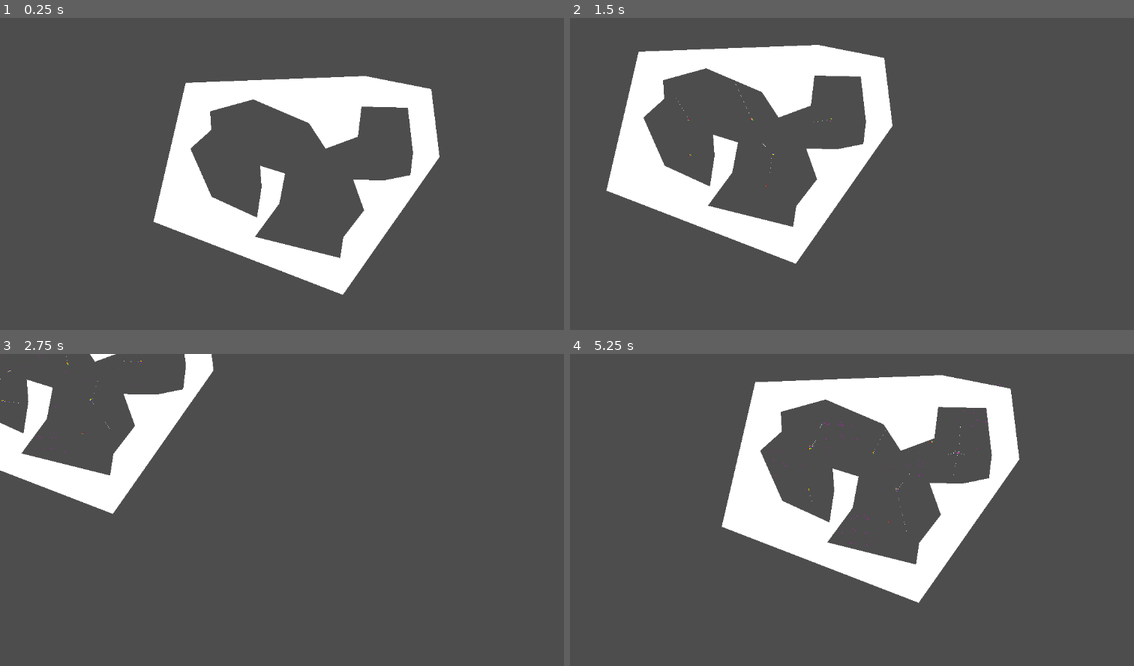
Above: before the commit, frames 1-4 (two rows, left to right).
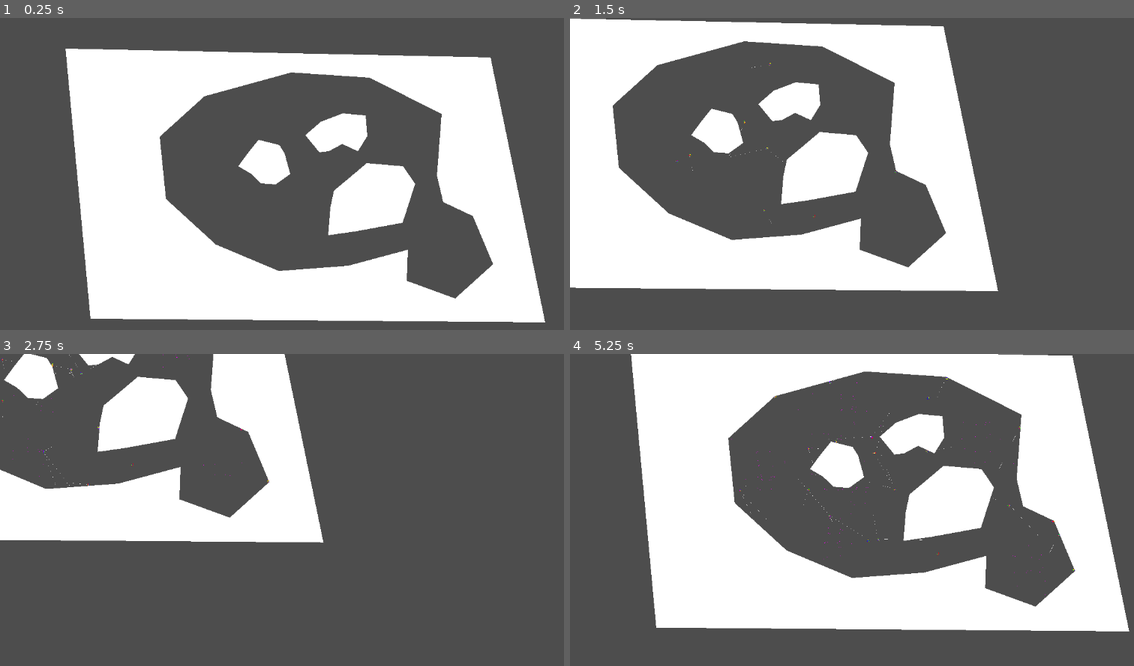
Above: after the commit, the same moments.

Repository: 06gusmog/EVOLUTIONATOR-4000
Game: Godot game, scene res://Misc/world.tscn
Same seed, same stepped clock (60 frames per second), same inputs: the game is played once before the commit and once after it.
Inputs (mouse positions are in pixels of both pictures, inside the frame that each line leads up to):
- Up to frame 1 (0.25 s): no input
- Up to frame 2 (1.5 s): tap Enter at 0.5 s; move the mouse to (998, 167) at 0.52 s; press the mouse at (998, 167) at 0.53 s; hold Right (right) 0.53-1.28 s; move the mouse to (773, 217) at 1.27 s; release the mouse at (773, 217) at 1.28 s; hold Down (down) from 1.28 s (still down); tap Space (test input) at 1.35 s; click (773, 217) at 1.42 s
- Up to frame 3 (2.75 s): move the mouse to (259, 378) at 2.02 s; release Down (down) at 2.03 s; hold Right (right) from 2.03 s (still down); tap Shift (zoom_in) at 2.1 s; click (259, 378) at 2.17 s
- Up to frame 4 (5.25 s): move the mouse to (581, 369) at 2.77 s; release Right (right) at 2.78 s; hold Up (up) 2.78-3.53 s; tap Ctrl (zoom_out) at 2.85 s; click (581, 369) at 2.92 s; move the mouse to (637, 478) at 3.52 s; press the mouse at (637, 478) at 3.53 s; hold Left (left) 3.53-5.03 s; move the mouse to (688, 522) at 4.27 s; release the mouse at (688, 522) at 4.28 s; tap Space (test input) at 4.35 s; click (688, 522) at 4.42 s; move the mouse to (885, 519) at 5.02 s; hold Down (down) from 5.03 s (still down); tap Shift (zoom_in) at 5.1 s; click (885, 519) at 5.17 s

The runs differ from the first frame. In frame 1, 49% of the frame differs, in the area x 11-97%, y 9-98%; in frame 2, 43%; in frame 3, 20%; in frame 4, 52%, in the area x 10-100%, y 0-89%.

Commit message:
global settings and environment tweaks
Implemented the food balancing.
Changed the map and added some spawn / food locations.
Changed some speed and damp values.

Diff:
--- a/Godot/Cell Types/Scripts/MoveCell.gd
+++ b/Godot/Cell Types/Scripts/MoveCell.gd
@@ -14,5 +14,5 @@
 
 func _act(input, delta):
 	var direction = Vector2(cos(angle + get_parent().rotation), sin(angle + get_parent().rotation))
-	get_parent().apply_impulse(direction * strength * input * delta, position.rotated(get_parent().rotation))
+	get_parent().apply_impulse(direction * 4 * strength * input * delta, position.rotated(get_parent().rotation))
 	sprite_2d_2.scale.y = strength * input / (movement_tweak * 9)
--- a/Godot/Misc/Creature.gd
+++ b/Godot/Misc/Creature.gd
@@ -2,14 +2,12 @@
 var DNA : Array
 var killing_queue : Array
 var cells : Dictionary
-var energy = GlobalSettings.energy_required_to_reproduce * GlobalSettings.spawn_energy_multiplier
+var energy : float
 var food_object
 var user_interface
 var bounding_sphere_size : float
 
 var cell_weight = GlobalSettings.cell_weight
-var cell_energy = GlobalSettings.energy_dropped_on_cell_death
-var required_energy = GlobalSettings.energy_required_to_reproduce
 
 @onready var visual_effects_root_node = $"Visual Effects"
 @onready var line_2d = $"Visual Effects/Line2D"
@@ -52,6 +50,8 @@
 		]
 	line_2d.visible = false
 
+	energy = GlobalSettings.energy_starting_PC * len(cells)
+
 	get_parent().get_node('FoodSpawnPoints').get_node('FoodSpawnTimer').timeout.connect(reproduce_time)
 # Called every frame. 'delta' is the elapsed time since the previous frame.
 func _process(delta):
@@ -73,7 +73,7 @@
 #		mitosis.emit(self)
 
 func reproduce_time():
-	if energy >= GlobalSettings.energy_required_to_reproduce:
+	if energy >= GlobalSettings.energy_required_to_reproduce_PC * len(cells):
 		mitosis.emit(self)
 
 func _on_body_shape_entered(_body_rid, body, body_shape_index, local_shape_index):
@@ -175,7 +175,7 @@
 			cell.remove_connections(killing_queue_cellID)
 #INFO Spawn food and send relevant signals
 		for cell in killing_queue:
-			food_object.add_food(cell_energy, cell.global_position)
+			food_object.add_food(GlobalSettings.energy_dropped_min + (GlobalSettings.energy_dropped_max - GlobalSettings.energy_dropped_min) * energy / (GlobalSettings.energy_cap_PC * len(cells)), cell.global_position)
 			mass -= cell_weight
 			cell_death.emit(cell.cellID)
 		killing_queue = []
@@ -186,7 +186,7 @@
 func die():
 	for cellID in cells:
 		var cell = cells[cellID]
-		food_object.add_food(cell_energy, cell.global_position)
+		food_object.add_food(GlobalSettings.energy_dropped_min + (GlobalSettings.energy_dropped_max - GlobalSettings.energy_dropped_min) * energy / (GlobalSettings.energy_cap_PC * len(cells)), cell.global_position)
 	queue_free()
 
 func _on_input_event(_viewport, event, _shape_idx): # Box
--- a/Godot/Misc/FoodObject.gd
+++ b/Godot/Misc/FoodObject.gd
@@ -28,6 +28,8 @@
 		var energy_to_eat = eat_food(local_shape_index)
 		#print(energy_to_eat)
 		body.energy += energy_to_eat
+		if body.energy > len(body.cells) * GlobalSettings.energy_cap_PC:
+			body.energy = len(body.cells) * GlobalSettings.energy_cap_PC
 	else:
 		#print('Food in the wall')
 		eat_food(local_shape_index)
--- a/Godot/Misc/SimulationHandler.gd
+++ b/Godot/Misc/SimulationHandler.gd
@@ -141,7 +141,7 @@
 		create_creature(new_DNA, creature.position + Vector2(0, creature.bounding_sphere_size * 3))
 	else:
 		create_creature(new_DNA, creature.position + -creature.linear_velocity.normalized() * creature.bounding_sphere_size * 3)
-	creature.energy -= GlobalSettings.energy_lost_on_reproduction
+	creature.energy -= GlobalSettings.energy_required_to_reproduce_PC * len(creature.cells)
 
 func _on_food_spawn_timer_timeout():
 	for x in range(GlobalSettings.food_spawn_burst_size):
--- a/Godot/Misc/UserInterface.gd
+++ b/Godot/Misc/UserInterface.gd
@@ -10,7 +10,6 @@
 
 func _ready():
 	visible = false
-	progress_bar.max_value = GlobalSettings.energy_required_to_reproduce
 
 
 func _process(_delta):
@@ -55,6 +54,7 @@
 	if creature_sim.get_child_count() > 0:
 		creature_sim.remove_child(creature_sim.get_child(0))
 	creature_sim.add_child(visual_creature_instance)
+	progress_bar.max_value = len(creature.cells) * GlobalSettings.energy_cap_PC
 
 func _on_cell_death(_cellID):
 	load_creature(creature_selected)
--- a/Godot/Misc/creature.tscn
+++ b/Godot/Misc/creature.tscn
@@ -4,15 +4,15 @@
 
 [sub_resource type="PhysicsMaterial" id="PhysicsMaterial_cf5g3"]
 friction = 0.1
-bounce = 0.1
+bounce = 0.4
 
 [node name="Creature" type="RigidBody2D"]
 input_pickable = true
 physics_material_override = SubResource("PhysicsMaterial_cf5g3")
 max_contacts_reported = 10
 contact_monitor = true
-linear_damp = 10.0
-angular_damp = 10.01
+linear_damp = 3.621
+angular_damp = 49.347
 script = ExtResource("1_2isnp")
 
 [node name="Visual Effects" type="Node2D" parent="."]
--- a/Godot/Misc/world.tscn
+++ b/Godot/Misc/world.tscn
@@ -19,7 +19,7 @@
 [node name="Spawnpoints" type="Node2D" parent="."]
 
 [node name="Spawn 1" type="Node2D" parent="Spawnpoints"]
-position = Vector2(29, 61)
+position = Vector2(120, 120)
 
 [node name="Area2D" type="Area2D" parent="Spawnpoints/Spawn 1"]
 
@@ -27,7 +27,7 @@
 shape = SubResource("CircleShape2D_rjn3i")
 
 [node name="Spawn 2" type="Node2D" parent="Spawnpoints"]
-position = Vector2(156, -67)
+position = Vector2(100, -170)
 
 [node name="Area2D" type="Area2D" parent="Spawnpoints/Spawn 2"]
 
@@ -64,6 +64,22 @@
 [node name="Area2D" type="Area2D" parent="Spawnpoints/Spawn 6"]
 
 [node name="CollisionShape2D" type="CollisionShape2D" parent="Spawnpoints/Spawn 6/Area2D"]
+shape = SubResource("CircleShape2D_rjn3i")
+
+[node name="Spawn 7" type="Node2D" parent="Spawnpoints"]
+position = Vector2(0, 120)
+
+[node name="Area2D" type="Area2D" parent="Spawnpoints/Spawn 7"]
+
+[node name="CollisionShape2D" type="CollisionShape2D" parent="Spawnpoints/Spawn 7/Area2D"]
+shape = SubResource("CircleShape2D_rjn3i")
+
+[node name="Spawn 8" type="Node2D" parent="Spawnpoints"]
+position = Vector2(250, 30)
+
+[node name="Area2D" type="Area2D" parent="Spawnpoints/Spawn 8"]
+
+[node name="CollisionShape2D" type="CollisionShape2D" parent="Spawnpoints/Spawn 8/Area2D"]
 shape = SubResource("CircleShape2D_rjn3i")
 
 [node name="SpawnTimer" type="Timer" parent="Spawnpoints"]
@@ -73,19 +89,25 @@
 [node name="FoodSpawnPoints" type="Node2D" parent="."]
 
 [node name="FoodSpawn1" type="Node2D" parent="FoodSpawnPoints"]
-position = Vector2(-179, -56)
+position = Vector2(-198, -36)
 
 [node name="FoodSpawn2" type="Node2D" parent="FoodSpawnPoints"]
-position = Vector2(-32, 77)
+position = Vector2(-70, 94)
 
 [node name="FoodSpawn3" type="Node2D" parent="FoodSpawnPoints"]
-position = Vector2(79, -45)
+position = Vector2(290, 139)
 
 [node name="FoodSpawn4" type="Node2D" parent="FoodSpawnPoints"]
-position = Vector2(-60, -105)
+position = Vector2(-39, -159)
 
 [node name="FoodSpawn5" type="Node2D" parent="FoodSpawnPoints"]
-position = Vector2(199, -145)
+position = Vector2(196, -91)
+
+[node name="FoodSpawn6" type="Node2D" parent="FoodSpawnPoints"]
+position = Vector2(-51, -12)
+
+[node name="FoodSpawn7" type="Node2D" parent="FoodSpawnPoints"]
+position = Vector2(-70, -75)
 
 [node name="FoodSpawnTimer" type="Timer" parent="FoodSpawnPoints"]
 wait_time = 10.0
@@ -98,11 +120,29 @@
 [node name="StaticBody2D" type="StaticBody2D" parent="."]
 physics_material_override = SubResource("PhysicsMaterial_06e6h")
 
+[node name="CollisionPolygon2D" type="CollisionPolygon2D" parent="StaticBody2D"]
+polygon = PackedVector2Array(11, -98, 38, -65, 56, -67, 82, -81, 112, -67, 130, -96, 127, -136, 83, -140, 41, -124)
+
+[node name="CollisionPolygon2D2" type="CollisionPolygon2D" parent="StaticBody2D"]
+polygon = PackedVector2Array(-39, -79, -79, -89, -99, -64, -118, -38, -94, -24, -74, -5, -46, -3, -18, -23, -29, -63)
+
+[node name="CollisionPolygon2D3" type="CollisionPolygon2D" parent="StaticBody2D"]
+polygon = PackedVector2Array(199, -38, 129, -44, 96, -16, 66, 9, 59, 42, 55, 95, 105, 88, 198, 71, 222, -4)
+
+[node name="CollisionPolygon2D4" type="CollisionPolygon2D" parent="StaticBody2D"]
+polygon = PackedVector2Array(273, -139, 264, -20, 276, 31, 333, 58, 372, 151, 299, 217, 206, 183, 208, 123, 93, 154, -40, 164, -161, 113, -257, 25, -269, -95, -183, -173, -16, -219, 134, -209, 273, -139, 367, -248, -450, -265, -402, 256, 472, 263, 367, -248)
+
 [node name="Polygon2D" type="Polygon2D" parent="StaticBody2D"]
-polygon = PackedVector2Array(208, -151, 119, -153, 112, -95, 50, -72, 18, -121, -89, -167, -172, -144, -170, -108, -210, -72, -169, 21, -82, 61, -73, 2, -76, -39, -28, -24, -39, 34, -86, 98, 78, 139, 84, 99, 124, 47, 103, -12, 164, -11, 213, -21, 218, -64, 269, -56, 83, 210, -281, 69, -219, -199, 126, -212, 253, -187, 269, -56, 218, -64)
-
-[node name="CollisionPolygon2D2" type="CollisionPolygon2D" parent="StaticBody2D"]
-polygon = PackedVector2Array(208, -151, 119, -153, 112, -95, 50, -72, 18, -121, -89, -167, -172, -144, -170, -108, -210, -72, -169, 21, -82, 61, -73, 2, -76, -39, -28, -24, -39, 34, -86, 98, 78, 139, 84, 99, 124, 47, 103, -12, 164, -11, 213, -21, 218, -64, 269, -56, 83, 210, -281, 69, -219, -199, 126, -212, 253, -187, 269, -56, 218, -64)
+polygon = PackedVector2Array(273, -139, 264, -20, 276, 31, 333, 58, 372, 151, 299, 217, 206, 183, 208, 123, 93, 154, -40, 164, -161, 113, -257, 25, -269, -95, -183, -173, -16, -219, 134, -209, 273, -139, 367, -248, -450, -265, -402, 256, 472, 263, 367, -248)
+
+[node name="Polygon2D2" type="Polygon2D" parent="StaticBody2D"]
+polygon = PackedVector2Array(11, -98, 38, -65, 56, -67, 82, -81, 112, -67, 130, -96, 127, -136, 83, -140, 41, -124)
+
+[node name="Polygon2D3" type="Polygon2D" parent="StaticBody2D"]
+polygon = PackedVector2Array(-39, -79, -79, -89, -99, -64, -118, -38, -94, -24, -74, -5, -46, -3, -18, -23, -29, -63)
+
+[node name="Polygon2D4" type="Polygon2D" parent="StaticBody2D"]
+polygon = PackedVector2Array(199, -38, 129, -44, 96, -16, 66, 9, 59, 42, 55, 95, 105, 88, 198, 71, 222, -4)
 
 [node name="CanvasLayer" type="CanvasLayer" parent="."]
 process_priority = 1
--- a/Godot/Standards/Cell.gd
+++ b/Godot/Standards/Cell.gd
@@ -5,7 +5,7 @@
 var cellID : String
 var type : String
 var tags : Array # Eats, Uneatable, Output
-var energy_consumption = 0.5
+var energy_consumption = GlobalSettings.energy_consumption_PC
 var connections : Array
 var calculated_input : float
 var output : float
--- a/Godot/Standards/global_settings.gd
+++ b/Godot/Standards/global_settings.gd
@@ -4,11 +4,16 @@
 var map_size = Vector2(640, 384)
 
 # Energy
-var energy_required_to_reproduce = 1100.0
-var energy_lost_on_reproduction = 400.0
-var energy_dropped_on_cell_death = 100.0 #This should probably be a percentage of the stored energy
+# PC stands for Per Cell
+var energy_required_to_reproduce_PC = 100.0
+var energy_cap_PC = 200.0
+var energy_starting_PC = 50.0
+var energy_dropped_min = 25.0
+var energy_dropped_max = 75.0
+var energy_consumption_PC = 0.2
+
+# Energy
 var cell_weight = 1.0
-var spawn_energy_multiplier = 0.5
 
 var food_spawn_burst_size = 50
 var creature_spawn_size = 10
